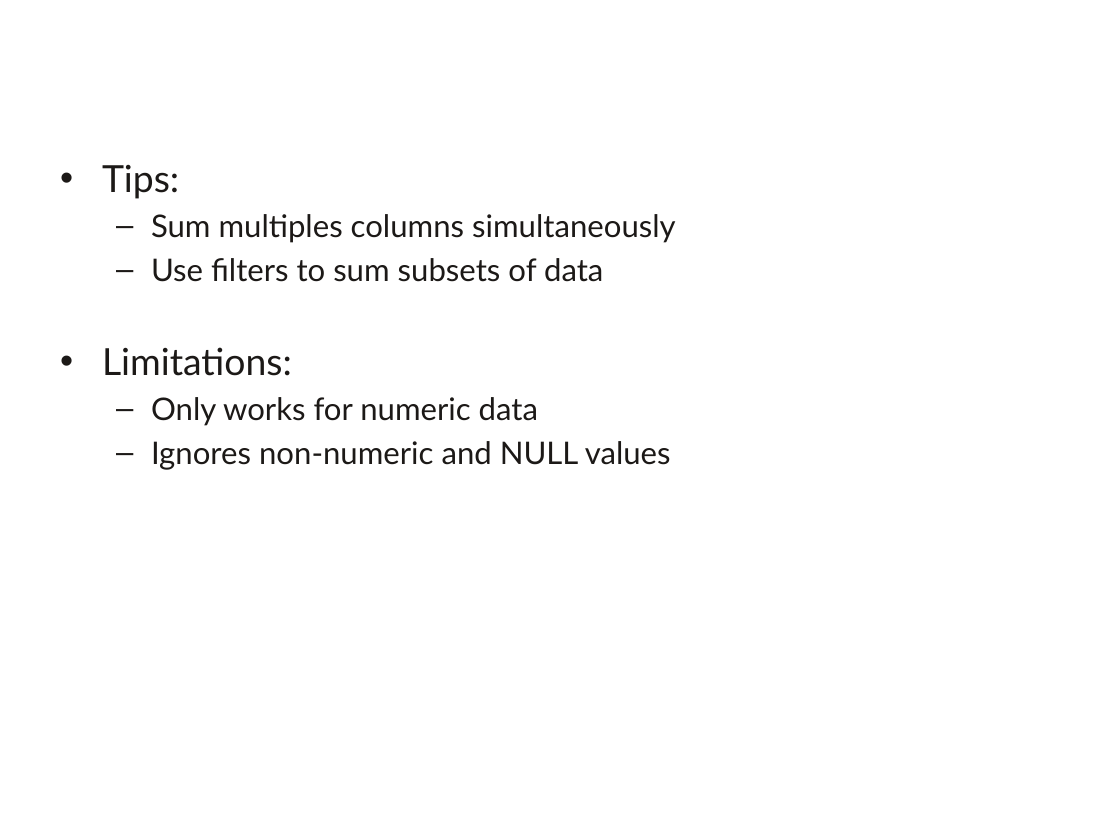
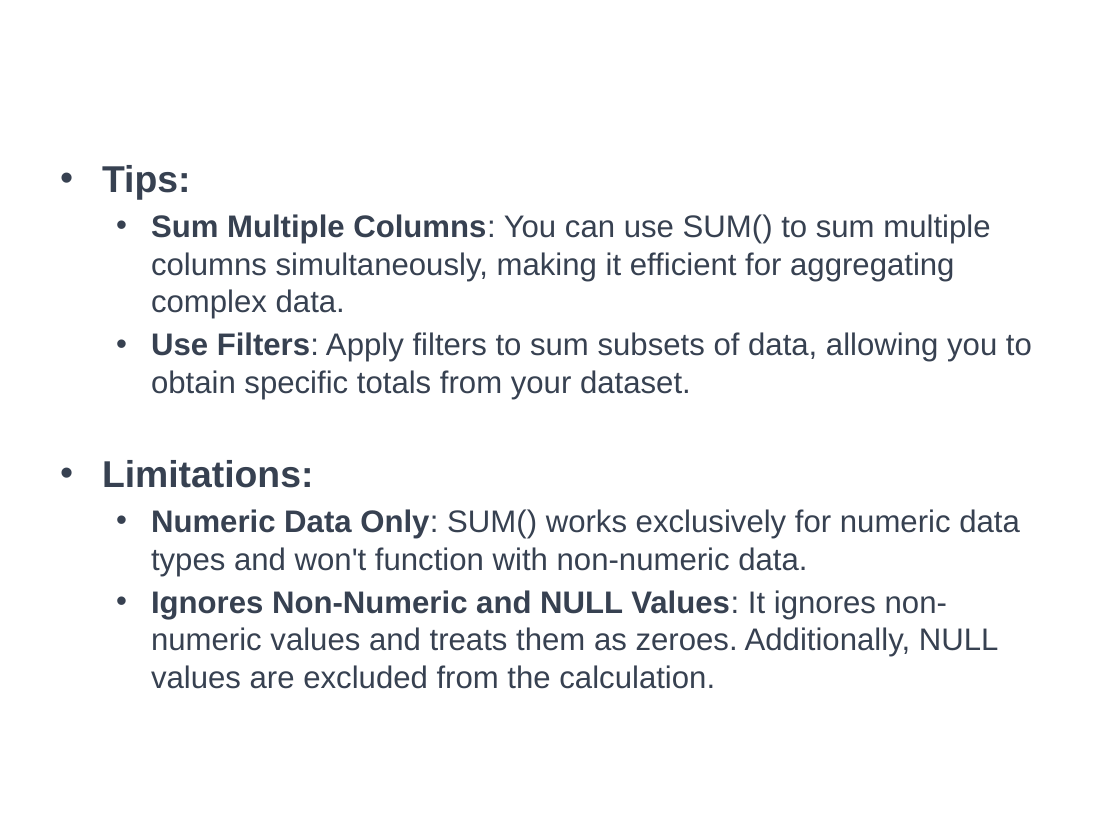
Before and after one commit to a099954/ABC-Program, a slide deck: slide 11 of SQL/Day 3 Aggregates/Aggregates.pptx (slide 10 before the commit). Drawn at 1120x840 pixels with LibreOffice and Linux fonts; fonts in the diff are those of the drawing; background and template pictures are left out. Boxes give left, top, right and bottom in pixels: in the first picture for what was removed or moved away, otherwise in the second. Text is boxed around its words. In the diff, an @@ line names an element or a change of style, - is before the commit and + after.

```diff
--- a/SQL/Day 3 Aggregates/Aggregates.pptx
+++ b/SQL/Day 3 Aggregates/Aggregates.pptx
@@ text at box(102, 165, 313, 488): font Lato to Arial, text colour #1C1917 to #374151, bold on in "Tips:", "Limitations:" @@
@@ text at box(151, 214, 1032, 399): text changed; font Lato to Arial; text colour #1C1917 to #374151 @@
-  – Sum multiples columns simultaneously
-  – Use filters to sum subsets of data
+  • Sum Multiple Columns: You can use SUM() to sum multiple columns simultaneously, making it efficient for aggregating complex data.
+  • Use Filters: Apply filters to sum subsets of data, allowing you to obtain specific totals from your dataset.
@@ text at box(151, 509, 1020, 689): text changed; font Lato to Arial; text colour #1C1917 to #374151 @@
-  – Only works for numeric data
-  – Ignores non-numeric and NULL values
+  • Numeric Data Only: SUM() works exclusively for numeric data types and won't function with non-numeric data.
+  • Ignores Non-Numeric and NULL Values: It ignores non-numeric values and treats them as zeroes. Additionally, NULL values are excluded from the calculation.
```
Also in this commit, not shown: 19 other slides changed, 3 slides added, 16 other files.
